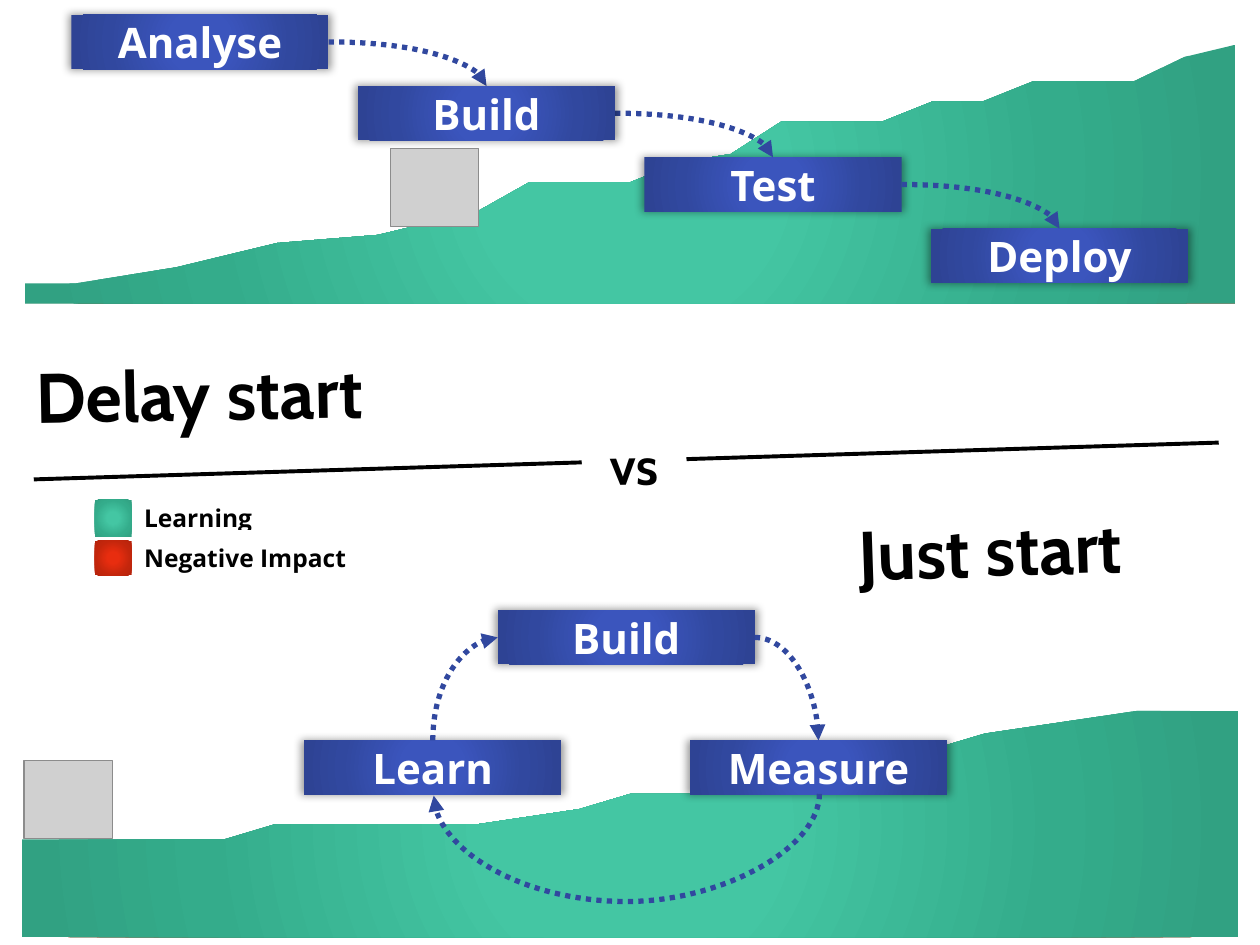
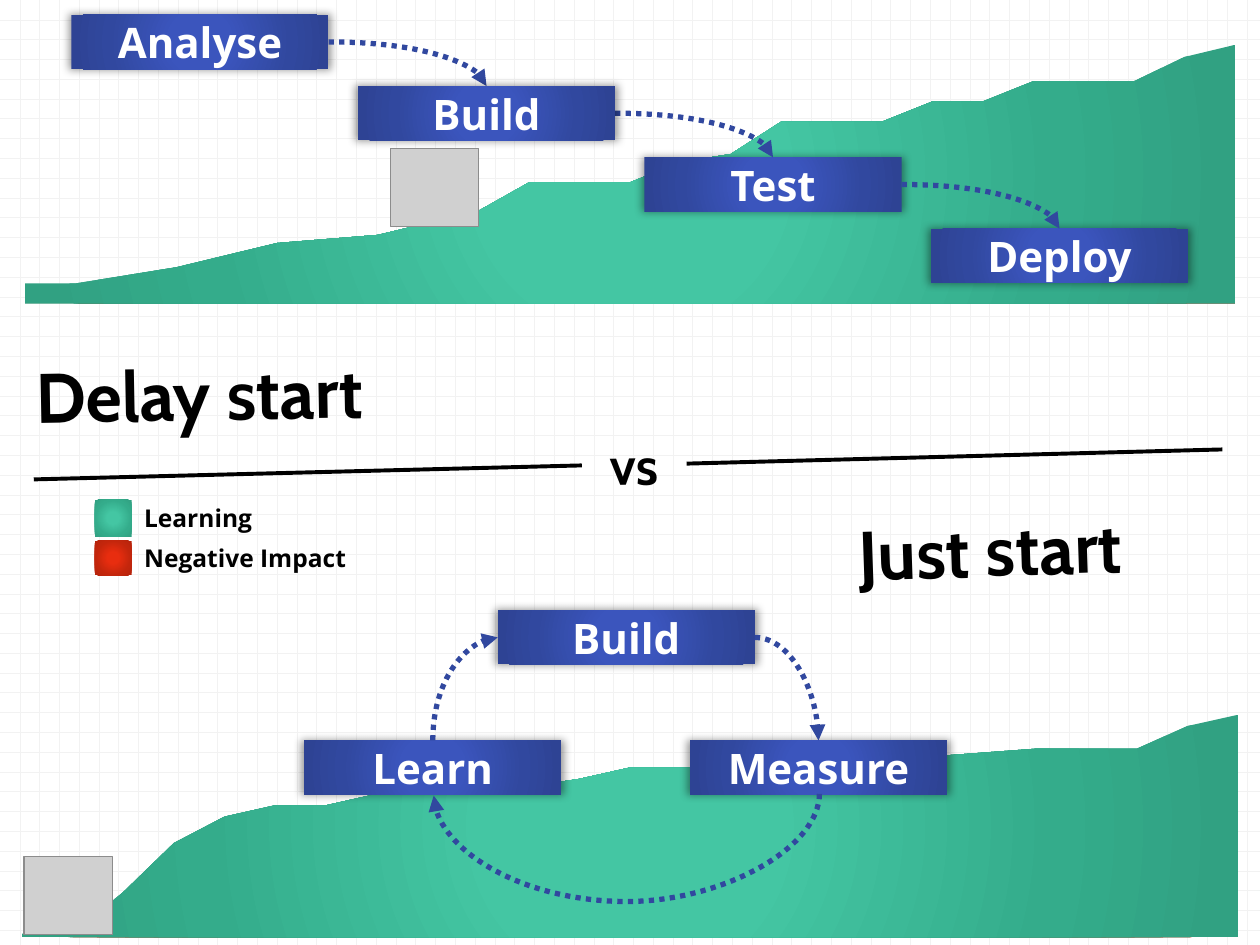
Before and after one commit to tjaard123/tjaard123.github.io, a slide deck: slide 1 of ideas/just-start/just-start.pptx. Drawn at 1260x945 pixels with LibreOffice and Linux fonts; fonts in the diff are those of the drawing; grey boxes stand for pictures. Boxes give left, top, right and bottom in pixels: in the first picture for what was removed or moved away, otherwise in the second. Text is boxed around its words. In the diff, an @@ line names an element or a change of style, - is before the commit and + after.

```diff
--- a/ideas/just-start/just-start.pptx
+++ b/ideas/just-start/just-start.pptx
@@ background #FFFFFF to pattern #F2F2F2 on #FFFFFF @@
@@ text "vs": place and size @@
-text "vs" at bbox=[581, 425, 687, 504]
+text "vs" at bbox=[611, 458, 659, 486]
@@ text "vs" at bbox=[611, 458, 659, 486]: fill #FFFFFF to none @@
@@ line moved from (34, 479) - (1218, 442) to (34, 479) - (582, 465) @@
@@ line added from (687, 464) to (1222, 450), #000000 2.25 pt @@
@@ area chart at bbox=[0, 658, 1260, 945] @@
-Series 1: 43, 43, 43, 43, 43, 50, 50, 50, 50, 50, 53, 57, 63, 63, 63, 77, 83, 83, 83, 90, 93, 97, 100, 100, 100
+Series 1: 2, 2, 20, 42, 54, 59, 59, 64, 64, 66, 68, 71, 76, 76, 76, 76, 78, 80, 81, 83, 85, 85, 85, 95, 100
-Series 2: 7, 10, 7, 17, 17, 7, 7, 13, 10, 7, 17, 7, 20, 7, 7, 10, 13, 7, 17, 13, 10, 7, 13, 7, 10
+Series 2: 0, 0, 8, 12, 12, 8, 7, 3, 5, 5, 8, 5, 7, 8, 10, 15, 14, 8, 15, 5, 8, 12, 15, 15, 17
@@ picture: place and size @@
-picture at bbox=[24, 761, 112, 839]
+picture at bbox=[24, 857, 112, 935]
```
Also in this commit, not shown: 3 other files.
